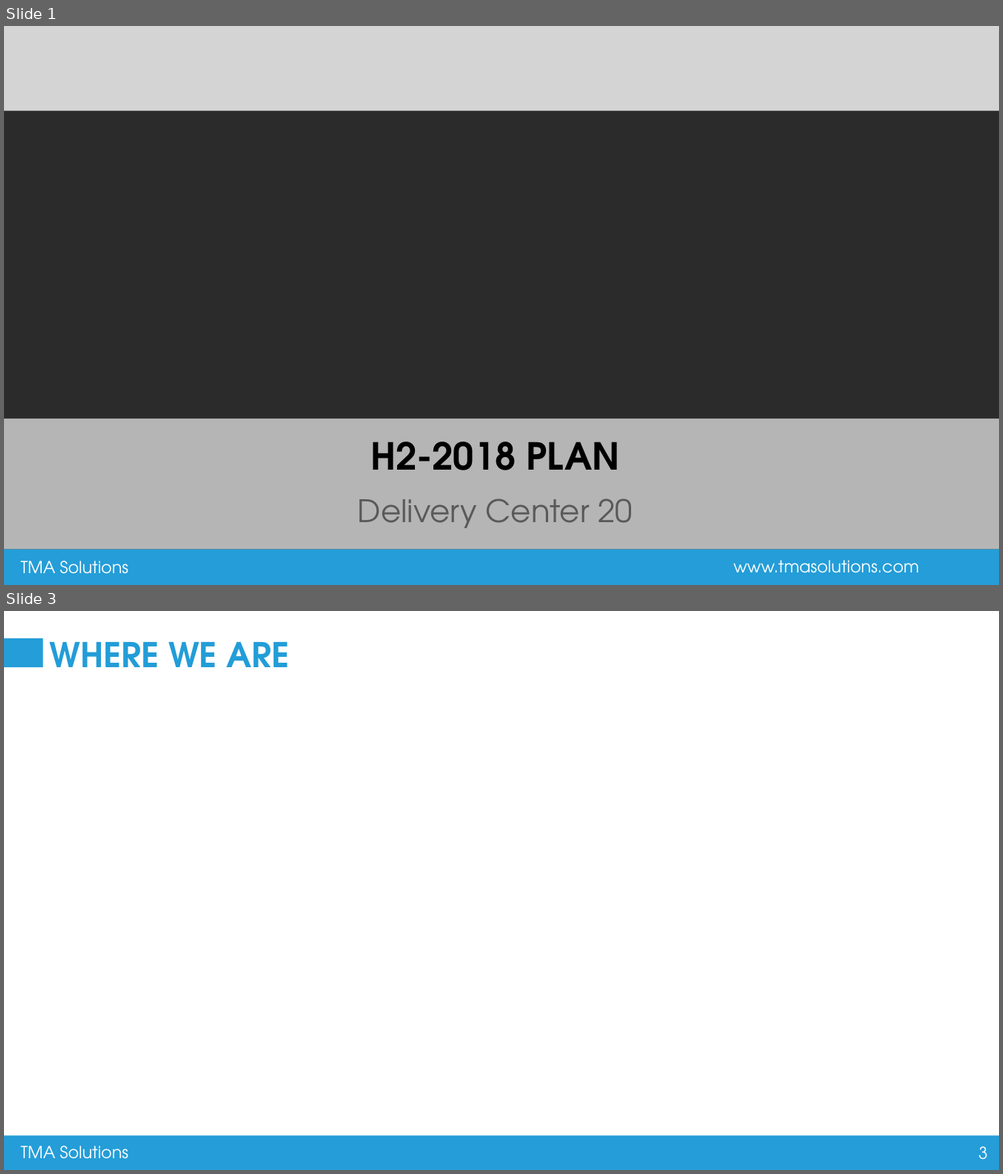
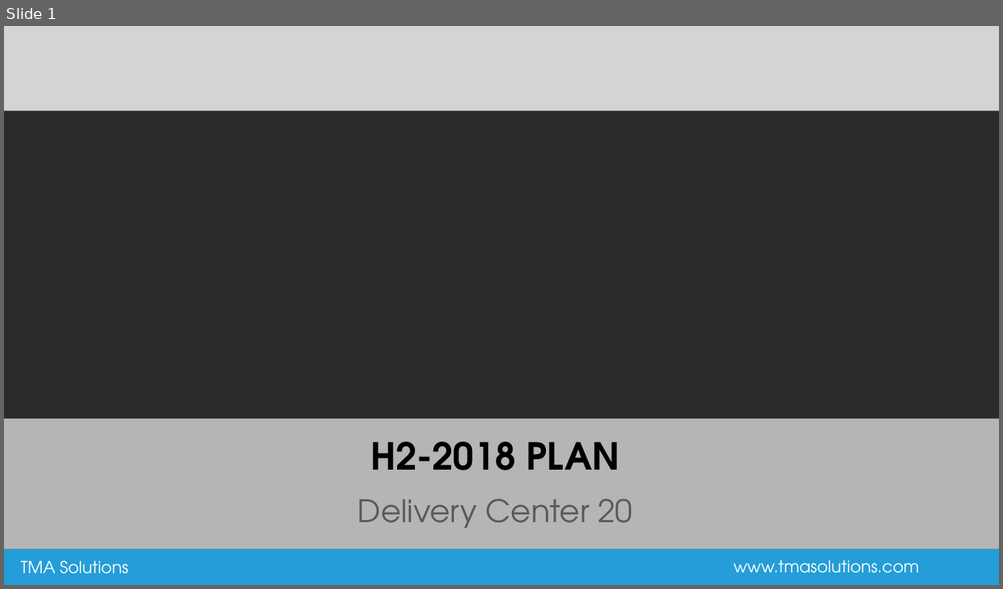
Before and after one commit to thonghv/Intership, a slide deck: _nhandt/TMA_Template.pptx. Shown one above the other, each under a label of ours: slides 1 and 3 before the commit, slide 1 after it; the slides between them are not shown. The pictures are 1003x1174 and 1003x589 pixels, drawn with LibreOffice and Linux fonts; fonts in the diff are those of the drawing; background and template pictures are left out; a plain dark background stands for a picture behind light text. Boxes give left, top, right and bottom in pixels: in the first picture for what was removed or moved away, otherwise in the second. Text is boxed around its words. In the diff, an @@ line names an element or a change of style, - is before the commit and + after.

```diff
--- a/_nhandt/TMA_Template.pptx
+++ b/_nhandt/TMA_Template.pptx
@@ slide 3 removed at (x1=4, y1=611, x2=999, y2=1170), background #FFFFFF; not listed: 3 template elements that a slide beside it also shows @@
@@ rectangle removed at (x1=4, y1=638, x2=42, y2=668) @@
@@ title removed at (x1=50, y1=642, x2=290, y2=667) @@
-WHERE WE ARE
```
Also in this commit, not shown: 1 slide changed, 4 slides added, 1 other slide removed.
